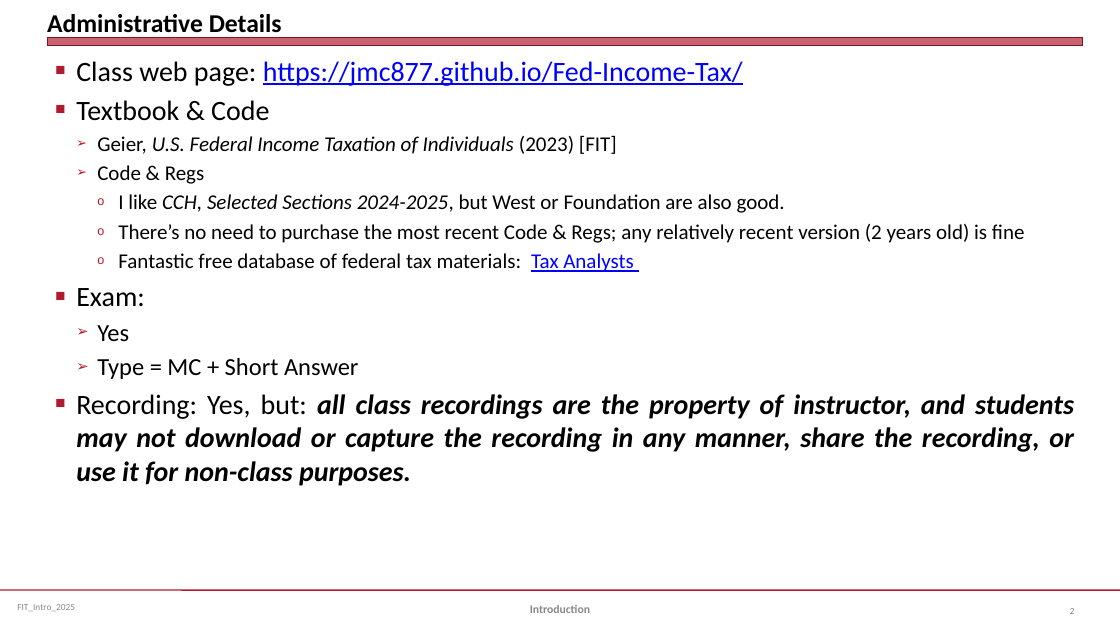
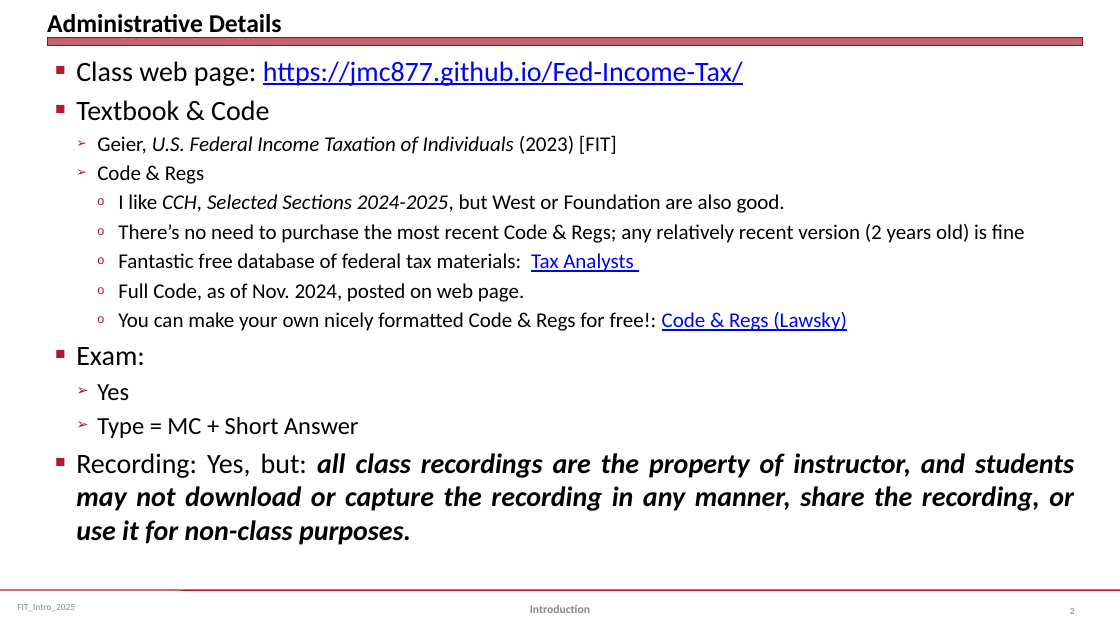
Before and after one commit to jmc877/Fed-Income-Tax, a slide deck: slide 2 of slides/FIT_Intro_2025S.pptx. Drawn at 1120x630 pixels with LibreOffice and Linux fonts; fonts in the diff are those of the drawing. Boxes give left, top, right and bottom in pixels: in the first picture for what was removed or moved away, otherwise in the second. Text is boxed around its words. In the diff, an @@ line names an element or a change of style, - is before the commit and + after.

```diff
--- a/slides/FIT_Intro_2025S.pptx
+++ b/slides/FIT_Intro_2025S.pptx
@@ text at <box>118,283,847,331</box>: paragraphs added @@
+    o Full Code, as of Nov. 2024, posted on web page.
+    o You can make your own nicely formatted Code & Regs for free!: Code & Regs (Lawsky)
```
Also in this commit, not shown: 3 other files.
